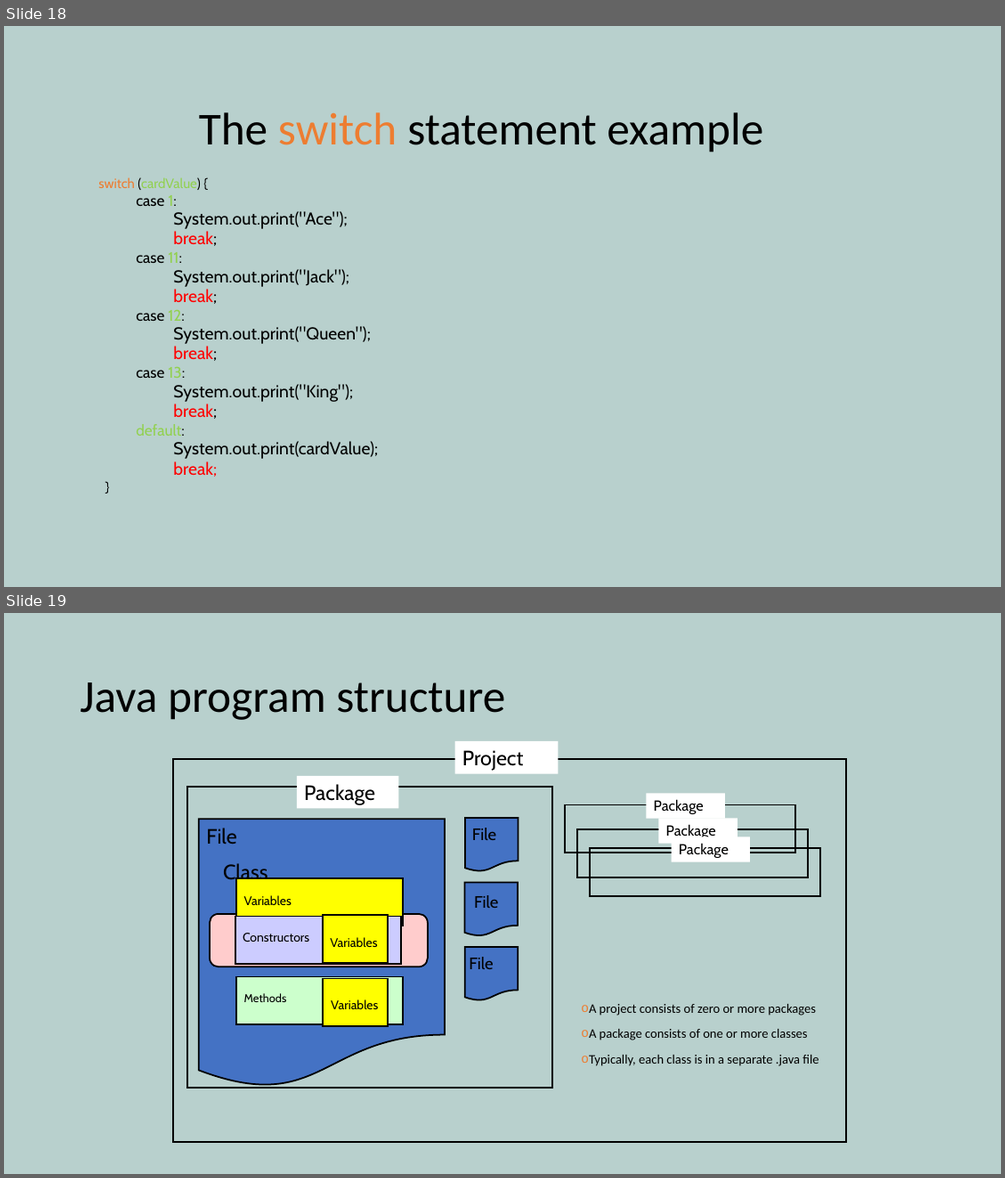
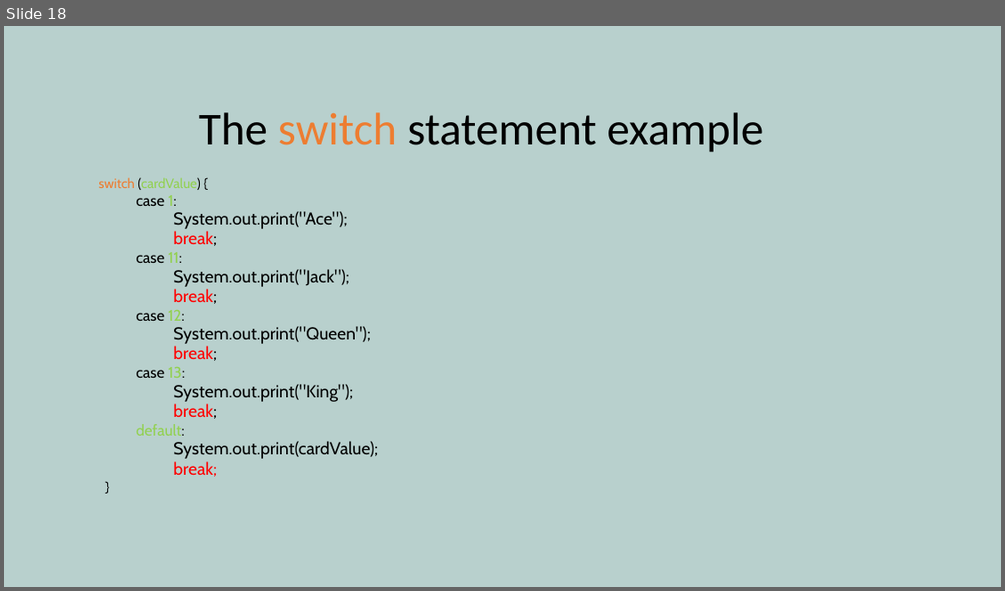
Before and after one commit to yetanothermasterylearning/Core-Java, a slide deck: 03. Programming Basics/Presentation/Program Flow Control.pptx. Shown one above the other, each under a label of ours: slides 18 and 19 before the commit, slide 18 after it. The pictures are 1005x1178 and 1005x591 pixels, drawn with LibreOffice and Linux fonts; fonts in the diff are those of the drawing. Boxes give left, top, right and bottom in pixels: in the first picture for what was removed or moved away, otherwise in the second. Text is boxed around its words. In the diff, an @@ line names an element or a change of style, - is before the commit and + after.

```diff
--- a/03. Programming Basics/Presentation/Program Flow Control.pptx
+++ b/03. Programming Basics/Presentation/Program Flow Control.pptx
@@ slide 19 removed at bbox=[4, 613, 1001, 1174], background #B8D0CD @@
@@ title removed at bbox=[80, 682, 505, 720] @@
-Java program structure
@@ rectangle removed at bbox=[455, 741, 558, 774] @@
-Project
@@ rectangle removed at bbox=[174, 760, 847, 1142] @@
@@ rectangle removed at bbox=[188, 787, 553, 1088] @@
@@ rectangle removed at bbox=[297, 776, 399, 809] @@
-Package
@@ rectangle removed at bbox=[647, 793, 725, 819] @@
-Package
@@ rectangle removed at bbox=[565, 804, 795, 852] @@
@@ rectangle removed at bbox=[659, 818, 737, 844] @@
-Package
@@ group removed at bbox=[199, 818, 518, 1088]: 2 flow chart documents, 2 texts @@
-File
-File
@@ rectangle removed at bbox=[577, 830, 808, 877] @@
@@ rectangle removed at bbox=[590, 849, 820, 896] @@
@@ rectangle removed at bbox=[671, 836, 750, 862] @@
-Package
@@ text removed at bbox=[223, 863, 267, 884] @@
-Class
@@ rectangle removed at bbox=[236, 878, 403, 926] @@
@@ text removed at bbox=[244, 895, 291, 905] @@
-Variables
@@ flow chart document removed at bbox=[465, 882, 518, 936] @@
@@ text removed at bbox=[474, 895, 498, 908] @@
-File
@@ rounded rectangle removed at bbox=[210, 914, 428, 966] @@
@@ rectangle removed at bbox=[235, 916, 401, 964] @@
@@ text removed at bbox=[243, 933, 309, 942] @@
-Constructors
@@ flow chart document removed at bbox=[465, 947, 518, 1000] @@
@@ text removed at bbox=[469, 957, 493, 969] @@
-File
@@ rectangle removed at bbox=[236, 976, 403, 1024] @@
@@ text removed at bbox=[244, 993, 287, 1002] @@
-Methods
@@ group removed at bbox=[323, 915, 388, 1027]: 2 rectangles, 2 texts @@
-Variables
-Variables
@@ text removed at bbox=[589, 1004, 818, 1066] @@
-o A project consists of zero or more packages
-o A package consists of one or more classes
-o Typically, each class is in a separate .java file
```
Also in this commit, not shown: 2 slides added, 4 other files.
